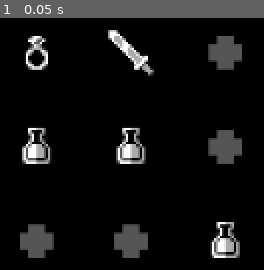
Above: before the commit, frame 1.
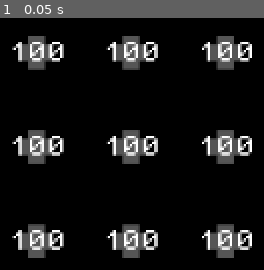
Above: after the commit, the same moment.

Repository: swxs/game
Game: Godot game, scene res://scenes/inventory/inventory_container.tscn
Two runs of this game, one before a commit and one after it. Both use one fixed random seed, a clock stepped at 60 frames per second and the inputs below. This scene is started directly instead of the project's main scene.
Inputs:
- Up to frame 1 (0.05 s): no input

The runs differ from the first frame. In frame 1, 12% of the frame differs, in the area x 4-96%, y 4-96%.
Error after the commit: Parse Error: Cannot assign a new value to a constant. (res://scripts/inventory/item_slot.gd:28)

Commit message:
[swxs] todo: drag释放时间捕获不到 amount添加

Diff:
--- a/project.godot
+++ b/project.godot
@@ -39,6 +39,11 @@
 , Object(InputEventKey,"resource_local_to_scene":false,"resource_name":"","device":-1,"window_id":0,"alt_pressed":false,"shift_pressed":false,"ctrl_pressed":false,"meta_pressed":false,"pressed":false,"keycode":0,"physical_keycode":4194321,"key_label":0,"unicode":0,"echo":false,"script":null)
 ]
 }
+ui_left_mouse={
+"deadzone": 0.5,
+"events": [Object(InputEventMouseButton,"resource_local_to_scene":false,"resource_name":"","device":-1,"window_id":0,"alt_pressed":false,"shift_pressed":false,"ctrl_pressed":false,"meta_pressed":false,"button_mask":0,"position":Vector2(0, 0),"global_position":Vector2(0, 0),"factor":1.0,"button_index":1,"canceled":false,"pressed":false,"double_click":false,"script":null)
+]
+}
 
 [rendering]
 
--- a/scenes/game.tscn
+++ b/scenes/game.tscn
@@ -8,6 +8,9 @@
 [ext_resource type="PackedScene" uid="uid://bbqvpq8jpl5q4" path="res://scenes/coin.tscn" id="4_h5ts7"]
 [ext_resource type="PackedScene" uid="uid://cw3qw6gytra8h" path="res://scenes/kill_zone.tscn" id="5_tywqq"]
 [ext_resource type="PackedScene" uid="uid://dfabikti4exbm" path="res://scenes/slime.tscn" id="6_kj8o0"]
+
+[sub_resource type="WorldBoundaryShape2D" id="WorldBoundaryShape2D_r1bpm"]
+distance = 38.0
 
 [sub_resource type="TileSetAtlasSource" id="TileSetAtlasSource_6xelo"]
 texture = ExtResource("1_bvhun")
@@ -450,9 +453,6 @@
 "move": SubResource("Animation_4ul8h")
 }
 
-[sub_resource type="WorldBoundaryShape2D" id="WorldBoundaryShape2D_r1bpm"]
-distance = 38.0
-
 [node name="Game" type="Node2D"]
 position = Vector2(-1, 0)
 
@@ -472,6 +472,12 @@
 limit_bottom = 100
 limit_smoothed = true
 position_smoothing_enabled = true
+
+[node name="KillZone" parent="." instance=ExtResource("5_tywqq")]
+
+[node name="CollisionShape2D" type="CollisionShape2D" parent="KillZone"]
+position = Vector2(0, 120)
+shape = SubResource("WorldBoundaryShape2D_r1bpm")
 
 [node name="TileMap" type="TileMap" parent="."]
 tile_set = SubResource("TileSet_bmj0q")
@@ -537,12 +543,6 @@
 [node name="Slime2" parent="Slimes" instance=ExtResource("6_kj8o0")]
 position = Vector2(568, -30)
 
-[node name="KillZone" parent="." instance=ExtResource("5_tywqq")]
-
-[node name="CollisionShape2D" type="CollisionShape2D" parent="KillZone"]
-position = Vector2(0, 120)
-shape = SubResource("WorldBoundaryShape2D_r1bpm")
-
 [node name="player" parent="." instance=ExtResource("1_q7sqi")]
 position = Vector2(25, 0)
 
--- a/scenes/inventory/inventory_container.tscn
+++ b/scenes/inventory/inventory_container.tscn
@@ -10,6 +10,7 @@
 grow_vertical = 2
 size_flags_horizontal = 6
 size_flags_vertical = 6
+mouse_filter = 1
 color = Color(0, 0, 0, 1)
 
 [node name="CenterContainer" type="CenterContainer" parent="."]
@@ -19,7 +20,6 @@
 anchor_bottom = 1.0
 grow_horizontal = 2
 grow_vertical = 2
-mouse_filter = 2
 
 [node name="InventoryDisplay" parent="CenterContainer" instance=ExtResource("1_vxai5")]
 custom_minimum_size = Vector2(200, 200)
--- a/scenes/inventory/item_slot.tscn
+++ b/scenes/inventory/item_slot.tscn
@@ -1,7 +1,8 @@
-[gd_scene load_steps=3 format=3 uid="uid://cbmflm33e0m4i"]
+[gd_scene load_steps=4 format=3 uid="uid://cbmflm33e0m4i"]
 
 [ext_resource type="Texture2D" uid="uid://d2tm20kt671v3" path="res://assets/sprites/inventory/EmptyInventorySlot.png" id="1_834i3"]
 [ext_resource type="Script" path="res://scripts/inventory/item_slot.gd" id="1_h4v4o"]
+[ext_resource type="FontFile" uid="uid://bkqea1hqach77" path="res://assets/fonts/PixelOperator8.ttf" id="3_fmeer"]
 
 [node name="ItemSlot" type="CenterContainer"]
 custom_minimum_size = Vector2(36, 36)
@@ -18,3 +19,12 @@
 custom_minimum_size = Vector2(36, 36)
 layout_mode = 2
 texture = ExtResource("1_834i3")
+
+[node name="Label" type="Label" parent="."]
+layout_mode = 2
+auto_translate = false
+localize_numeral_system = false
+theme_override_fonts/font = ExtResource("3_fmeer")
+theme_override_font_sizes/font_size = 16
+text = "100
+"
--- a/scripts/inventory/inventory.gd
+++ b/scripts/inventory/inventory.gd
@@ -4,7 +4,9 @@
 
 signal item_changed(indexes)
 
-@export  var items: Array[Item] = [
+var drag_item = null
+
+@export var items: Array[Item] = [
 	null, null, null, null, null, null, null, null, null
 ]
 
--- a/scripts/inventory/inventory_display.gd
+++ b/scripts/inventory/inventory_display.gd
@@ -18,3 +18,9 @@
 func _on_item_changed(indexes):
 	for item_index in indexes:
 		update_iventory_slot(item_index)
+
+func _unhandled_input(event):
+	if event.is_action_released("ui_left_mouse"):
+		print(inventory.drag_item)
+		if inventory.drag_item is Dictionary:
+			inventory.set_item(inventory.drag_item.item_index, inventory.drag_item.item)
--- a/scripts/inventory/item.gd
+++ b/scripts/inventory/item.gd
@@ -4,7 +4,4 @@
 
 @export var name:String
 @export var texture:Texture
-@export var max_count:int
-
-func add_item():
-	pass
+@export var amount:int = 1
--- a/scripts/inventory/item_slot.gd
+++ b/scripts/inventory/item_slot.gd
@@ -3,12 +3,15 @@
 const INVENTORY = preload("res://assets/sprites/inventory/inventory.tres")
 
 @onready var texture_rect = $TextureRect
+@onready var label = $Label
 
 func display_item(item):
 	if item is Item:
 		texture_rect.texture = item.texture
+		label.text = str(item.amount)
 	else:
 		texture_rect.texture = load("res://assets/sprites/inventory/EmptyInventorySlot.png")
+		label.text = ""
 
 func _get_drag_data(_position):
 	var item_index = get_index()
@@ -17,9 +20,12 @@
 		var data = {}
 		data.item = item
 		data.item_index = item_index
+
 		var drag_preview = TextureRect.new()
 		drag_preview.texture = item.texture
 		set_drag_preview(drag_preview)
+
+		INVENTORY.drag_item = data
 		return data
 
 func _can_drop_data(_position, data):
@@ -31,3 +37,7 @@
 
 	INVENTORY.swap_items(current_item_index, data.item_index)
 	INVENTORY.set_item(current_item_index, data.item)
+
+	INVENTORY.drag_item = null
+
+	print(data)
